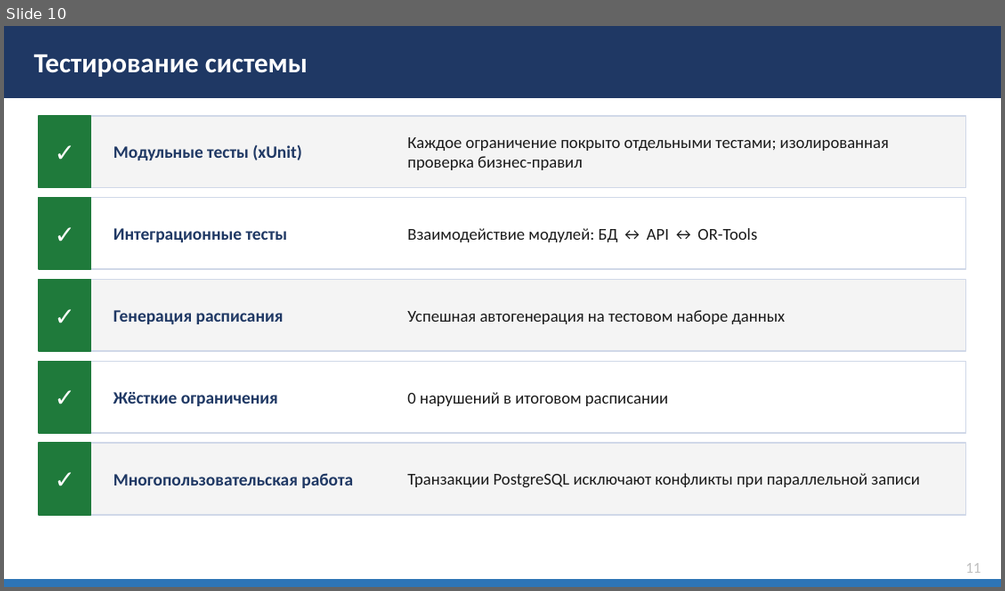
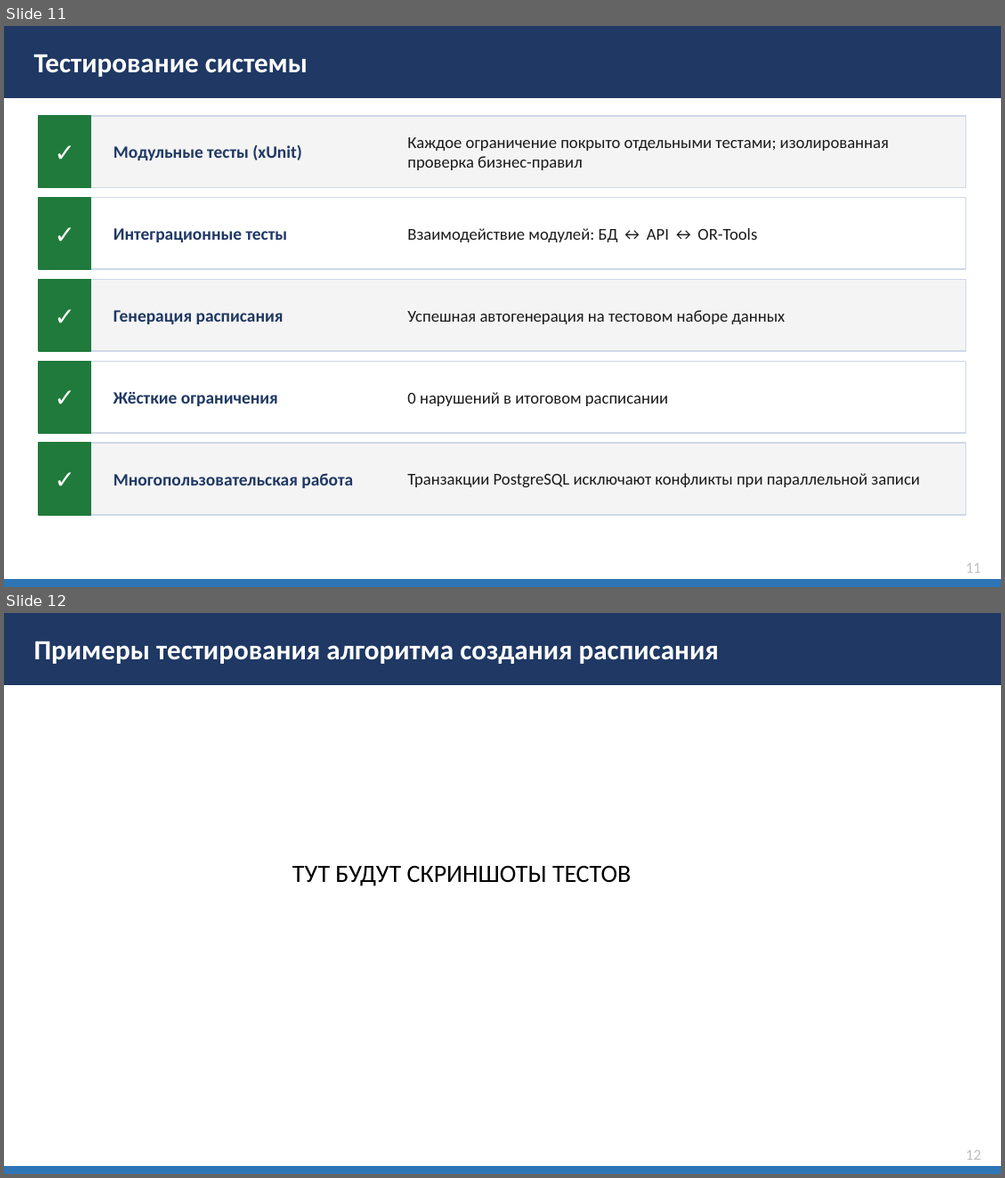
Before and after one commit to Dmitriy8570/Auto-Schedule-For-ASU, a slide deck: Docs/Bardakov_VKR_Final.pptx. Shown one above the other, each under a label of ours: slide 10 before the commit, slides 11 and 12 after it. The pictures are 1005x591 and 1005x1178 pixels, drawn with LibreOffice and Linux fonts; fonts in the diff are those of the drawing. Boxes give left, top, right and bottom in pixels: in the first picture for what was removed or moved away, otherwise in the second. Text is boxed around its words. In the diff, an @@ line names an element or a change of style, - is before the commit and + after.

```diff
--- a/Docs/Bardakov_VKR_Final.pptx
+++ b/Docs/Bardakov_VKR_Final.pptx
@@ slide 12 added at (4,613,1001,1174), background #FFFFFF @@
@@ rectangle added at (4,613,1001,685), fill #1F3864, outline #1F3864 1 pt @@
@@ text added at (34,641,719,664), 20 pt, text #FFFFFF, bold @@
+Примеры тестирования алгоритма создания расписания
@@ text added at (292,866,631,886), 18 pt, text #000000 @@
+ТУТ БУДУТ СКРИНШОТЫ ТЕСТОВ
@@ rectangle added at (4,1167,1001,1173), fill #2E75B6, outline #2E75B6 1 pt @@
@@ text added at (965,1150,980,1159), 11 pt, text #BFBFBF @@
+12
@@ what was slide 10 is now slide 11 @@
```
Also in this commit, not shown: 10 slides changed, 2 other slides added, 43 other files.
